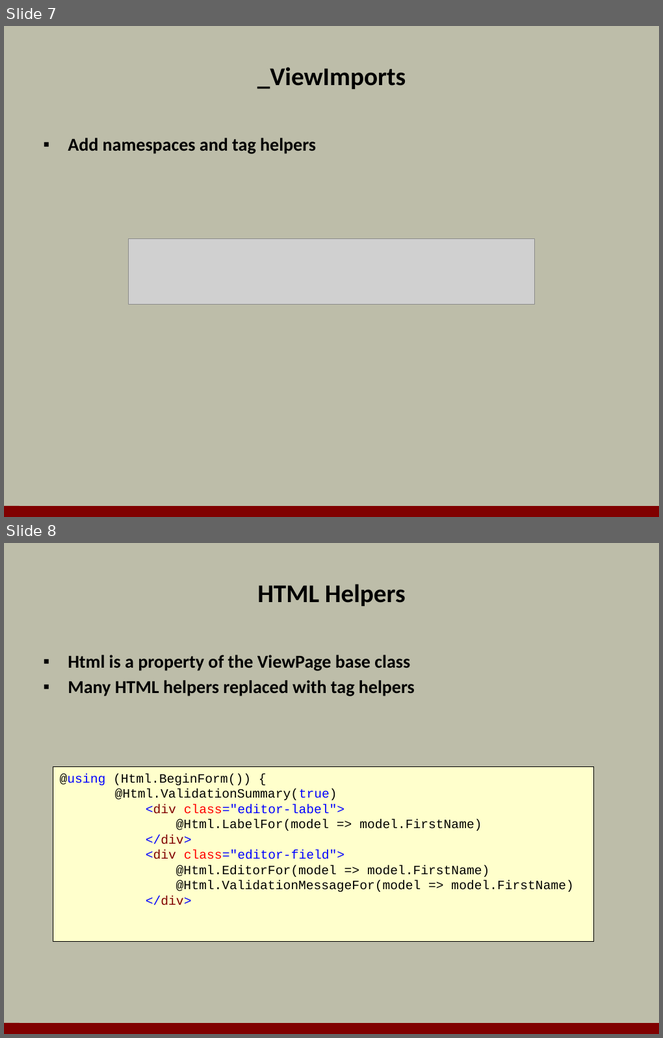
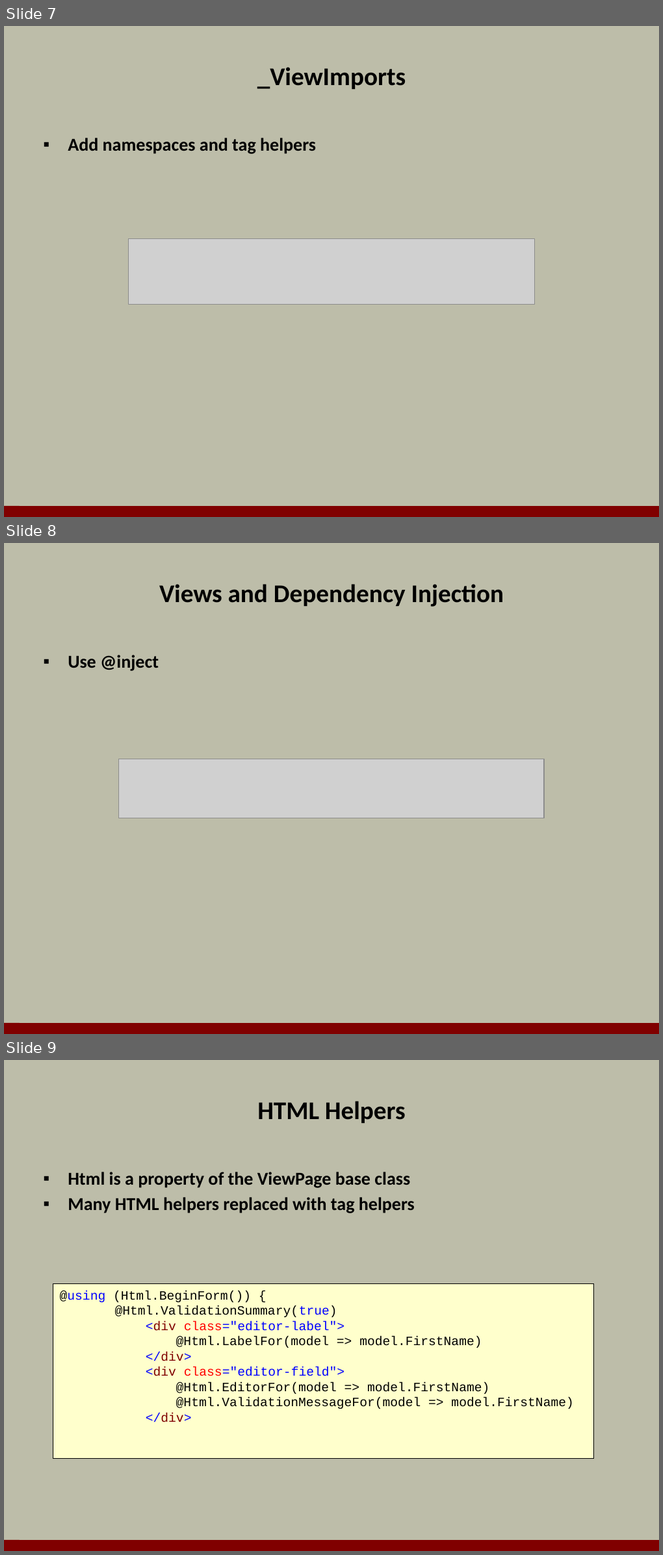
Before and after one commit to OdeToCode/classes, a slide deck: aspnet5/slides/05_ModelsViews.pptx. Shown one above the other, each under a label of ours: slides 7 and 8 before the commit, slides 7, 8 and 9 after it. The pictures are 663x1038 and 663x1555 pixels, drawn with LibreOffice and Linux fonts; fonts in the diff are those of the drawing; grey boxes stand for pictures; background and template pictures are left out. Boxes give left, top, right and bottom in pixels: in the first picture for what was removed or moved away, otherwise in the second. Text is boxed around its words. In the diff, an @@ line names an element or a change of style, - is before the commit and + after.

```diff
--- a/aspnet5/slides/05_ModelsViews.pptx
+++ b/aspnet5/slides/05_ModelsViews.pptx
@@ slide 8 added at bbox=[4, 543, 659, 1034], background #BDBDA9; not listed: 1 template element that a slide beside it also shows @@
@@ title added at bbox=[159, 584, 504, 607], 28 pt, text #000000, bold @@
+Views and Dependency Injection
@@ text added at bbox=[68, 655, 159, 671], 20 pt, text #000000, bold @@
+▪ Use @inject
@@ picture added at bbox=[119, 759, 545, 818] @@
@@ what was slide 8 is now slide 9 @@
```
Also in this commit, not shown: 1 other file.
